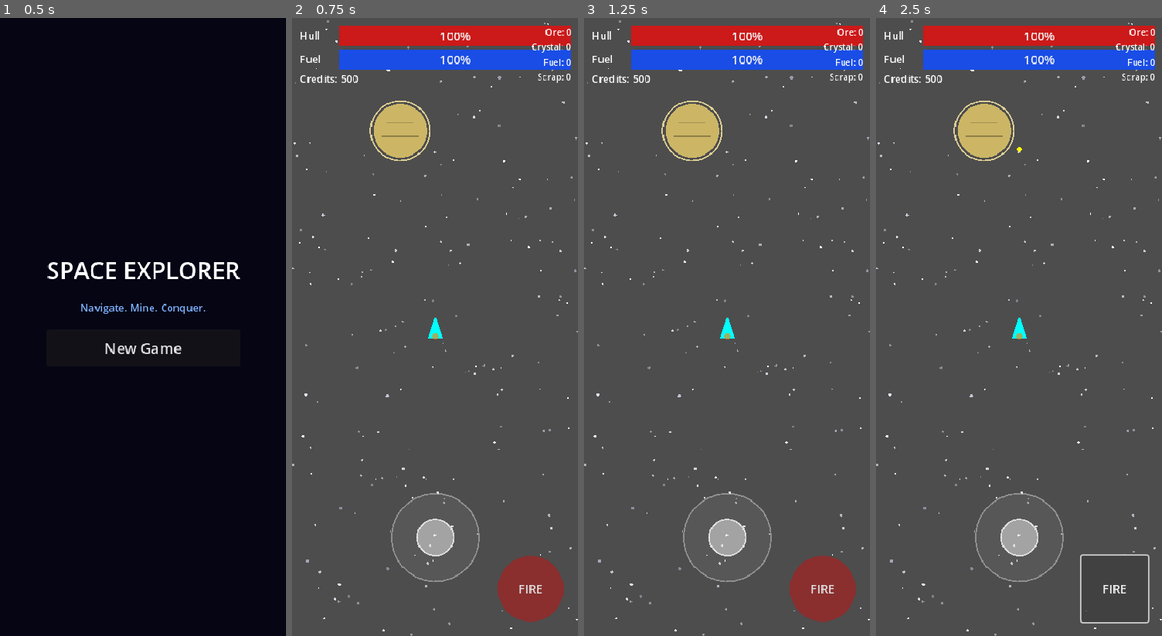
Above: before the commit, frames 1-4 (left to right).
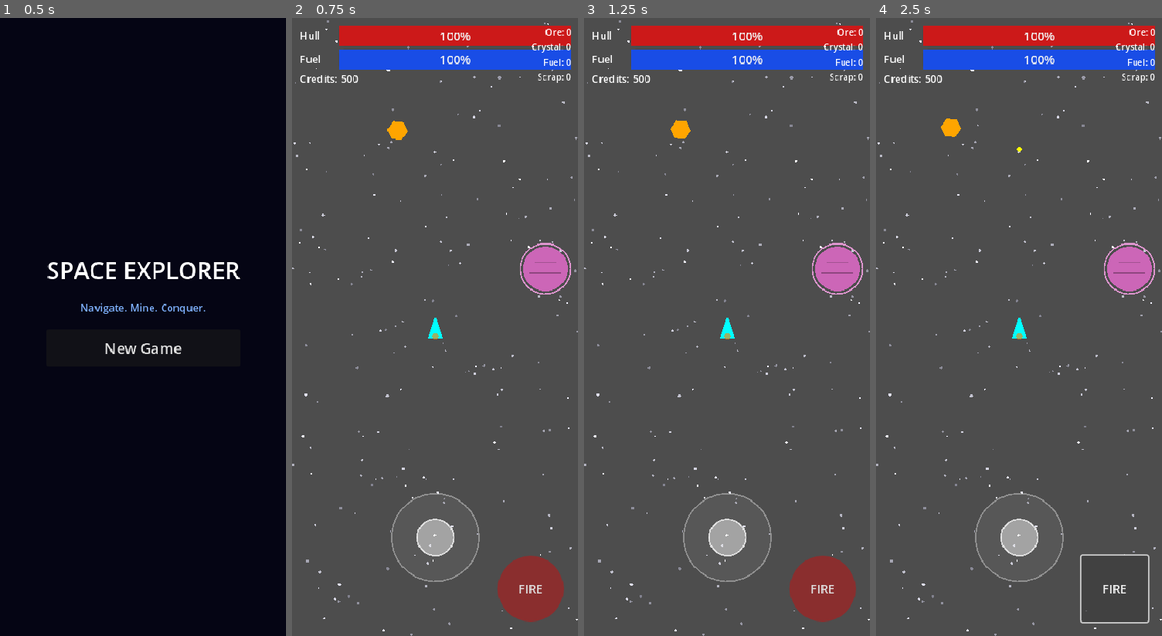
Above: after the commit, the same moments.

Repository: ichizh8/space-game-rt
Game: Godot game, scene res://scenes/main_menu.tscn
Two runs of this game, one before a commit and one after it. Both use one fixed random seed, a clock stepped at 60 frames per second and the inputs below.
Inputs:
- Up to frame 1 (0.5 s): no input
- Up to frame 2 (0.75 s): click "New Game" at 0.5 s
- Up to frame 3 (1.25 s): no input
- Up to frame 4 (2.5 s): click "FIRE" at 1.25 s; click "FIRE" at 2 s

Frame 1 is identical in both runs. In frame 2, 2.5% of the frame differs, in the area x 27-98%, y 13-45%; in frame 3, 2.5%; in frame 4, 2.6%, in the area x 22-98%, y 13-45%.

Commit message:
v22: Services tab (repair/refuel/sell), home station nearby, artifact inventory panel

Diff:
--- a/scripts/hud.gd
+++ b/scripts/hud.gd
@@ -3,6 +3,8 @@
 var _joystick: Control
 var _fire_button: Control
 var _fire_pressed := false
+var _items_button: Button = null
+var _items_panel: CanvasLayer = null
 
 # Action popup
 var _action_button: Button
@@ -174,6 +176,7 @@
 
 
 func get_joystick_direction() -> Vector2:
+	_update_items_button()
 	if is_instance_valid(_joystick) and _joystick.has_method("get_direction"):
 		return _joystick.get_direction()
 	return Vector2.ZERO
@@ -306,3 +309,86 @@
 	# Draw crosshair
 	_fire_button.draw_line(center + Vector2(-10, 0), center + Vector2(10, 0), Color.WHITE, 2.0)
 	_fire_button.draw_line(center + Vector2(0, -10), center + Vector2(0, 10), Color.WHITE, 2.0)
+
+func _update_items_button() -> void:
+	if is_instance_valid(_items_button):
+		var count := GameState.artifacts_collected.size()
+		_items_button.text = "ITEMS %d" % count
+
+
+func _on_items_pressed() -> void:
+	if is_instance_valid(_items_panel):
+		_items_panel.queue_free()
+		_items_panel = null
+		return
+	_show_items_panel()
+
+
+func _show_items_panel() -> void:
+	var panel_layer := CanvasLayer.new()
+	panel_layer.layer = 10
+	_items_panel = panel_layer
+
+	var bg := ColorRect.new()
+	bg.color = Color(0, 0, 0, 0.7)
+	bg.set_anchors_preset(Control.PRESET_FULL_RECT)
+	panel_layer.add_child(bg)
+
+	var panel := PanelContainer.new()
+	panel.set_anchors_preset(Control.PRESET_CENTER)
+	panel.offset_left = -160
+	panel.offset_right = 160
+	panel.offset_top = -220
+	panel.offset_bottom = 220
+	panel_layer.add_child(panel)
+
+	var vbox := VBoxContainer.new()
+	vbox.add_theme_constant_override("separation", 8)
+	panel.add_child(vbox)
+
+	var title := Label.new()
+	title.text = "COLLECTED ARTIFACTS"
+	title.add_theme_font_size_override("font_size", 15)
+	title.add_theme_color_override("font_color", Color.GOLD)
+	title.horizontal_alignment = HORIZONTAL_ALIGNMENT_CENTER
+	vbox.add_child(title)
+
+	var sep := HSeparator.new()
+	vbox.add_child(sep)
+
+	if GameState.artifacts_collected.is_empty():
+		var none_lbl := Label.new()
+		none_lbl.text = "No artifacts found yet.\nExplore to find them!"
+		none_lbl.add_theme_font_size_override("font_size", 13)
+		none_lbl.add_theme_color_override("font_color", Color.GRAY)
+		none_lbl.horizontal_alignment = HORIZONTAL_ALIGNMENT_CENTER
+		vbox.add_child(none_lbl)
+	else:
+		for art_id in GameState.artifacts_collected:
+			var data := WorldData.get_artifact_by_id(art_id)
+			if data.is_empty():
+				continue
+			var row := VBoxContainer.new()
+			var name_lbl := Label.new()
+			name_lbl.text = "★ " + data.get("name", art_id)
+			name_lbl.add_theme_font_size_override("font_size", 13)
+			name_lbl.add_theme_color_override("font_color", Color.YELLOW)
+			row.add_child(name_lbl)
+			var desc_lbl := Label.new()
+			desc_lbl.text = data.get("description", "")
+			desc_lbl.add_theme_font_size_override("font_size", 11)
+			desc_lbl.add_theme_color_override("font_color", Color.LIGHT_GRAY)
+			desc_lbl.autowrap_mode = TextServer.AUTOWRAP_WORD_SMART
+			row.add_child(desc_lbl)
+			vbox.add_child(row)
+
+	var close_btn := Button.new()
+	close_btn.text = "CLOSE"
+	close_btn.custom_minimum_size.y = 40
+	close_btn.pressed.connect(func():
+		if is_instance_valid(_items_panel):
+			_items_panel.queue_free()
+			_items_panel = null)
+	vbox.add_child(close_btn)
+
+	add_child(panel_layer)
--- a/scripts/planet_menu.gd
+++ b/scripts/planet_menu.gd
@@ -301,6 +301,98 @@
 		_refresh_buildings()
 
 
+
+func _build_services_tab() -> void:
+	var scroll := ScrollContainer.new()
+	scroll.name = "Services"
+	_tab_container.add_child(scroll)
+	var vbox := VBoxContainer.new()
+	vbox.custom_minimum_size.x = 320
+	scroll.add_child(vbox)
+
+	# Repair
+	var repair_title := Label.new()
+	repair_title.text = "REPAIR & FUEL"
+	repair_title.add_theme_font_size_override("font_size", 14)
+	repair_title.add_theme_color_override("font_color", Color.CYAN)
+	vbox.add_child(repair_title)
+
+	var hull_lbl := Label.new()
+	hull_lbl.text = "Hull: %.0f / %.0f" % [GameState.hull, GameState.max_hull]
+	hull_lbl.add_theme_font_size_override("font_size", 13)
+	vbox.add_child(hull_lbl)
+
+	var repair_btn := Button.new()
+	repair_btn.text = "Repair +50 HP  (cost: 15 scrap)"
+	repair_btn.custom_minimum_size.y = 40
+	repair_btn.disabled = not GameState.has_resources({"scrap": 15})
+	repair_btn.pressed.connect(_on_service_repair)
+	vbox.add_child(repair_btn)
+
+	var fuel_lbl := Label.new()
+	fuel_lbl.text = "Fuel: %.0f / %.0f" % [GameState.fuel, GameState.max_fuel]
+	fuel_lbl.add_theme_font_size_override("font_size", 13)
+	vbox.add_child(fuel_lbl)
+
+	var refuel_btn := Button.new()
+	refuel_btn.text = "Refuel +50  (cost: 30 credits)"
+	refuel_btn.custom_minimum_size.y = 40
+	refuel_btn.disabled = GameState.credits < 30
+	refuel_btn.pressed.connect(_on_service_refuel)
+	vbox.add_child(refuel_btn)
+
+	# Sell resources
+	var sep := HSeparator.new()
+	vbox.add_child(sep)
+	var sell_title := Label.new()
+	sell_title.text = "SELL RESOURCES"
+	sell_title.add_theme_font_size_override("font_size", 14)
+	sell_title.add_theme_color_override("font_color", Color.YELLOW)
+	vbox.add_child(sell_title)
+
+	var prices := {"ore": 4, "crystal": 10, "scrap": 2, "fuel": 6}
+	for res in prices:
+		var amt: int = GameState.resources.get(res, 0)
+		var row := HBoxContainer.new()
+		var lbl := Label.new()
+		lbl.text = "%s: %d  (%d cr each)" % [res.capitalize(), amt, prices[res]]
+		lbl.size_flags_horizontal = Control.SIZE_EXPAND_FILL
+		lbl.add_theme_font_size_override("font_size", 13)
+		row.add_child(lbl)
+		var sell_btn := Button.new()
+		sell_btn.text = "Sell All"
+		sell_btn.custom_minimum_size = Vector2(80, 36)
+		sell_btn.disabled = amt == 0
+		sell_btn.pressed.connect(_on_sell_resource.bind(res, prices[res]))
+		row.add_child(sell_btn)
+		vbox.add_child(row)
+
+
+func _on_service_repair() -> void:
+	if GameState.remove_resource("scrap", 15):
+		GameState.heal(50.0)
+		_build_services_tab()
+		_tab_container.current_tab = 1
+
+
+func _on_service_refuel() -> void:
+	if GameState.credits >= 30:
+		GameState.credits -= 30
+		GameState.credits_changed.emit(GameState.credits)
+		GameState.add_fuel(50.0)
+		_build_services_tab()
+		_tab_container.current_tab = 1
+
+
+func _on_sell_resource(res: String, price_each: int) -> void:
+	var amt: int = GameState.resources.get(res, 0)
+	if amt > 0:
+		GameState.resources[res] = 0
+		GameState.add_credits(amt * price_each)
+		GameState.resources_changed.emit()
+		_build_services_tab()
+		_tab_container.current_tab = 1
+
 func _build_storage_tab() -> void:
 	_storage_tab = ScrollContainer.new()
 	_storage_tab.name = "Storage"
--- a/scripts/sector_generator.gd
+++ b/scripts/sector_generator.gd
@@ -57,7 +57,10 @@
 		_spawn_asteroid(center + _random_offset(SPAWN_RADIUS))
 
 	# Spawn planets
-	var num_planets := randi_range(MIN_PLANETS, MAX_PLANETS)
+	# Spawn home station nearby
+	_spawn_planet(center + Vector2(150, -80))
+	# Spawn remaining planets farther out
+	var num_planets := randi_range(MIN_PLANETS - 1, MAX_PLANETS - 1)
 	for i in range(num_planets):
 		_spawn_planet(center + _random_offset(SPAWN_RADIUS))
 
Not shown, changed: web-export/index.html
Not shown, changed: web-export/index.pck
